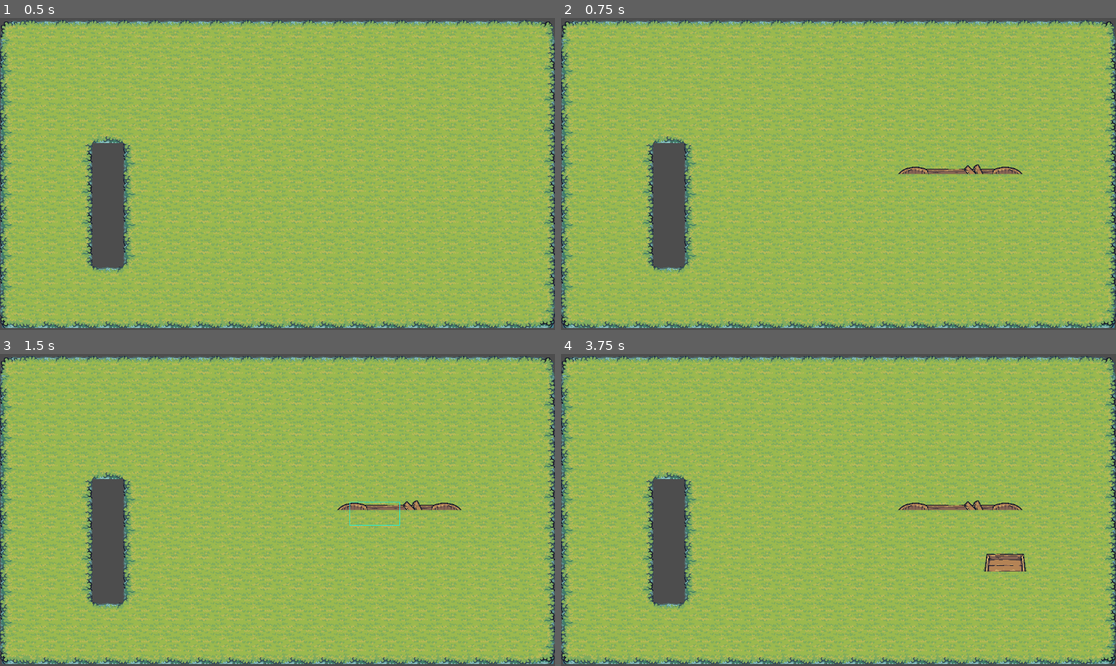
Above: before the commit, frames 1-4 (two rows, left to right).
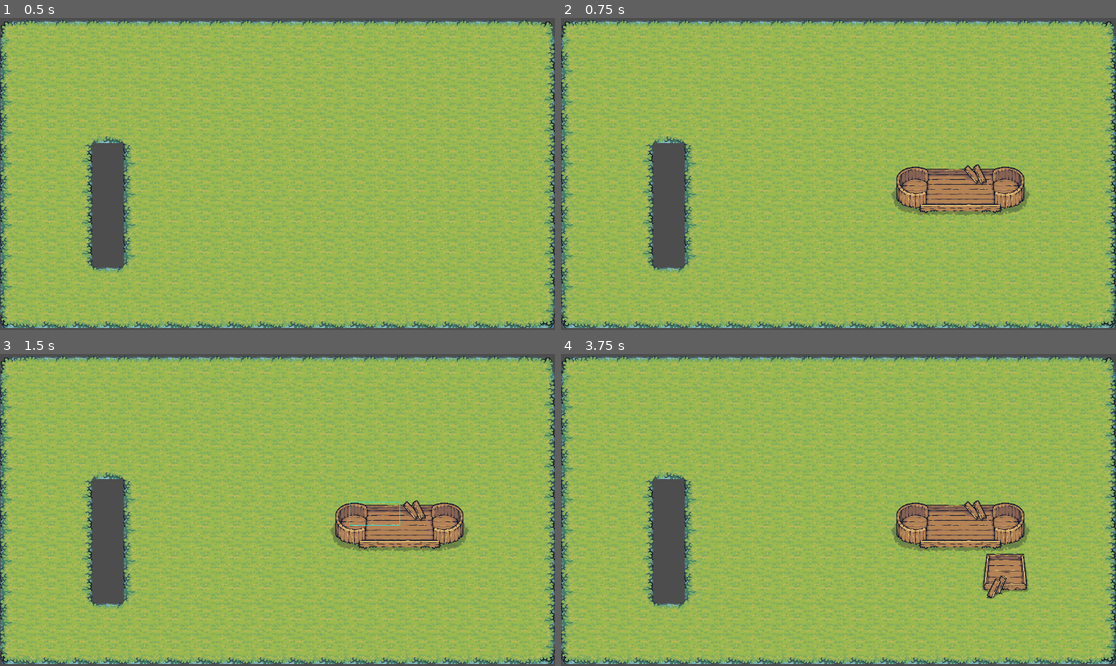
Above: after the commit, the same moments.

Repository: j-stasiak/isles-and-lands
Game: Godot game, scene res://world/game_world.tscn
The game is run twice, just before and just after one commit, with the same random seed, the same clock (stepped at 60 frames per second) and the same inputs. The project has no main scene, so this scene is started directly.
Inputs (mouse positions are in pixels of both pictures, inside the frame that each line leads up to):
- Up to frame 1 (0.5 s): no input
- Up to frame 2 (0.75 s): tap Enter at 0.5 s; move the mouse to (960, 158) at 0.52 s; tap E (build_castle) at 0.6 s; click (960, 158) at 0.67 s
- Up to frame 3 (1.5 s): tap Space at 1.25 s; drag from (399, 500) to (249, 572) at 1.27 s
- Up to frame 4 (3.75 s): move the mouse to (894, 441) at 2.02 s; press the mouse at (894, 441) at 2.03 s; release the mouse at (894, 441) at 2.75 s; tap Enter at 2.75 s; drag from (810, 572) to (672, 463) at 2.77 s; move the mouse to (1005, 556) at 3.52 s; tap R (build_house) at 3.6 s; click (1005, 556) at 3.67 s

Frame 1 is identical in both runs. In frame 2, 3.0% of the frame differs, in the area x 59-85%, y 49-64%; in frame 3, 3.0%; in frame 4, 3.6%, in the area x 59-85%, y 49-79%.

Commit message:
feat: add proper ordering relative to map

Diff:
--- a/building/castle/castle.tscn
+++ b/building/castle/castle.tscn
@@ -9,6 +9,7 @@
 size = Vector2(291, 201)
 
 [node name="Castle" type="Node2D"]
+z_index = 1
 y_sort_enabled = true
 
 [node name="Building" parent="." node_paths=PackedStringArray("spawn_point", "sprite") instance=ExtResource("1_58oqt")]
--- a/building/house/house.tscn
+++ b/building/house/house.tscn
@@ -9,6 +9,7 @@
 size = Vector2(103, 149)
 
 [node name="House" type="Node2D"]
+z_index = 1
 y_sort_enabled = true
 
 [node name="Building" parent="." node_paths=PackedStringArray("spawn_point", "sprite") instance=ExtResource("1_x5e7x")]
--- a/troops/troop.tscn
+++ b/troops/troop.tscn
@@ -15,7 +15,7 @@
 size = Vector2(53, 76)
 
 [node name="CharacterBody2D" type="CharacterBody2D"]
-z_as_relative = false
+z_index = 1
 y_sort_enabled = true
 input_pickable = true
 script = ExtResource("1_vhld5")
